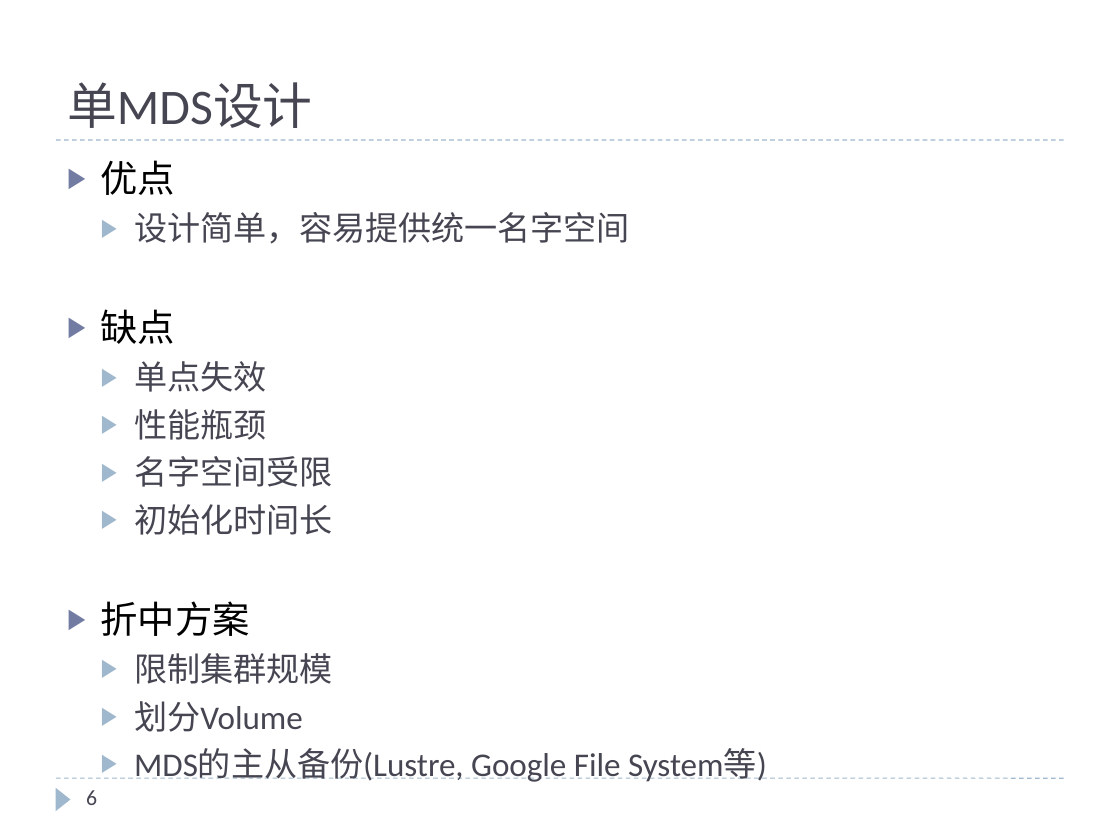
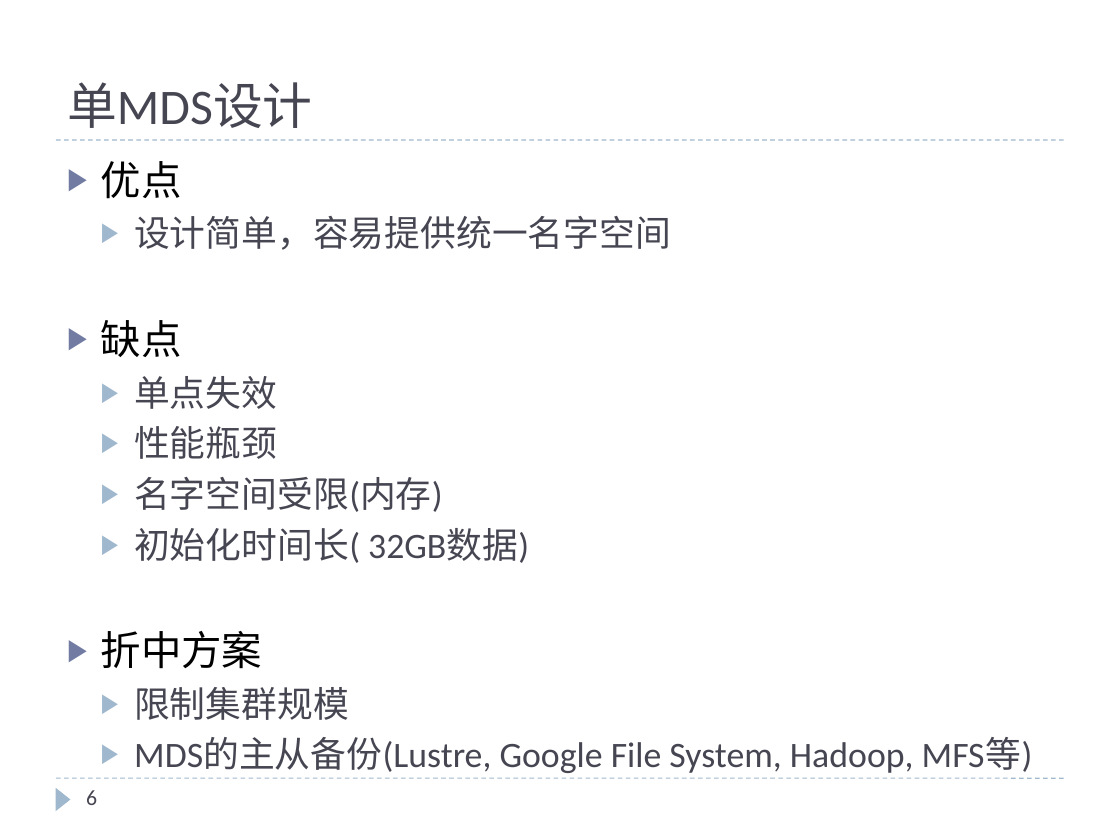
Before and after one commit to cheliequan/idning-paper, a slide deck: slide 6 of draft/MDS集群.pptx. Drawn at 1120x840 pixels with LibreOffice and Linux fonts; fonts in the diff are those of the drawing. Boxes give left, top, right and bottom in pixels: in the first picture for what was removed or moved away, otherwise in the second. Text is boxed around its words. In the diff, an @@ line names an element or a change of style, - is before the commit and + after.

```diff
--- a/draft/MDS集群.pptx
+++ b/draft/MDS集群.pptx
@@ text at (x1=101, y1=161, x2=671, y2=720): size 24.1 to 26 pt in "优点", "缺点", "折中方案"; size 21.3 to 23 pt in "设计简单，容易提供统一名字空间", "单点失效", "性能瓶颈", "限制集群规模" @@
@@ text at (x1=134, y1=477, x2=529, y2=563): text changed; size 21.3 to 23 pt @@
-  ▶ 名字空间受限
-  ▶ 初始化时间长
+  ▶ 名字空间受限(内存)
+  ▶ 初始化时间长( 32GB数据)
@@ text at (x1=134, y1=738, x2=1033, y2=773): text changed; size 21.3 to 23 pt @@
-  ▶ 划分Volume
-  ▶ MDS的主从备份(Lustre, Google File System等)
+  ▶ MDS的主从备份(Lustre, Google File System, Hadoop, MFS等)
```
Also in this commit, not shown: 10 other slides changed, 2 slides removed, 1 other file.
